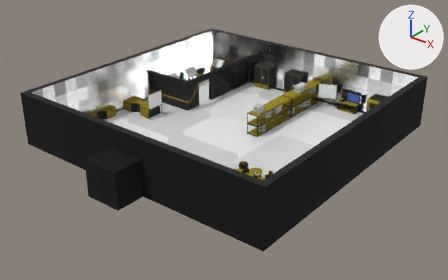
An edit to the FBX model Assets/Resources/MapSystem/Models/Rooms/Engineering Room/Engineering_Room_1x1x1.fbx, drawn before and after from the same camera.
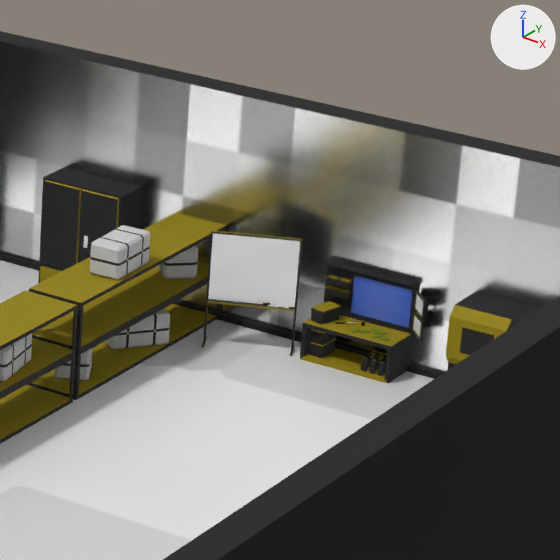
There are two pictures of each version: one whole from a 50 mm camera at (52.1, -328.7, 40.1) aimed at (1.3, -265.1, 0.6), one close up on the part from 62% to 87% of the width and 13% to 54% of the height. The lights are fixed; the arrows at upper right show +X, +Y and +Z. The last two pictures show the newer version. Where no turn or scale is listed for an object, it has been applied to the vertices.

Objects in the first close-up: 'Engeneer_Room_1x1x1'.
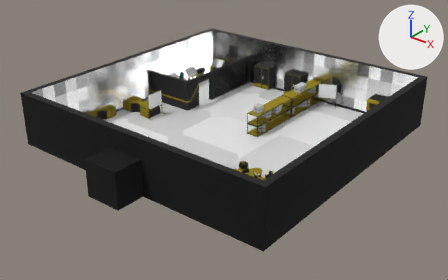
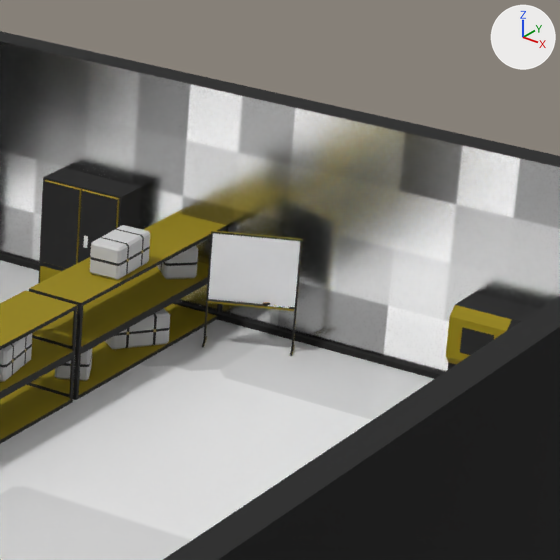
What the commit changed:
me_плоскость_003 is used by ob_engeneer_room_1x1x1; location (0.0, -262.0, 0.0).
me_плоскость_003 had 4900 vertices, 4535 faces and spanned x -21.0..21.0, y -25.2..21.0, z -0.1..8.0.
me_плоскость_003 now has 3918 vertices, 3705 faces and spans x -21.0..21.0, y -25.2..21.0, z -0.1..8.0.
me_плоскость_003 part 1: 44 loose pieces with 982 vertices, spanning x 7.7..11.7, y 18.5..20.0, z 0.0..3.2, are deleted.
me_плоскость_003 no longer uses material mat_tex__blueprint (picture img_blueprint_png).
me_плоскость_003 no longer uses material mat_copper (yellow #a78800).
me_плоскость_003 no longer uses material mat_metal (light grey #dedede).

What differs and where, as boxes (x1, y1, x2, y2) in the close-ups (560 x 560 px):
part 1 of me_плоскость_003, deleted
    before: (300, 260, 429, 383)
